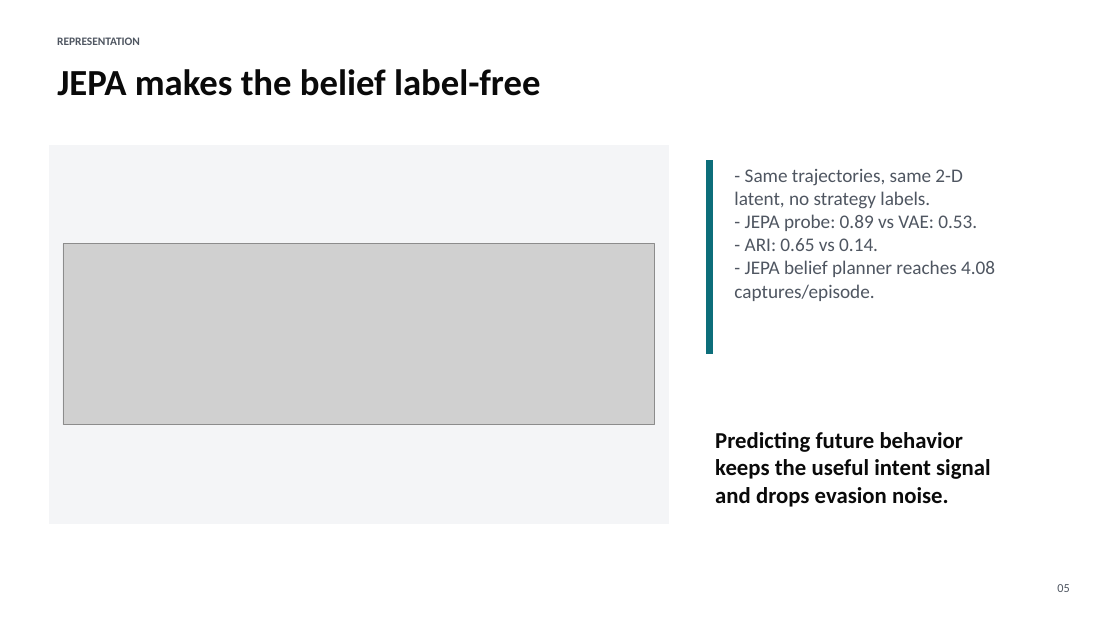
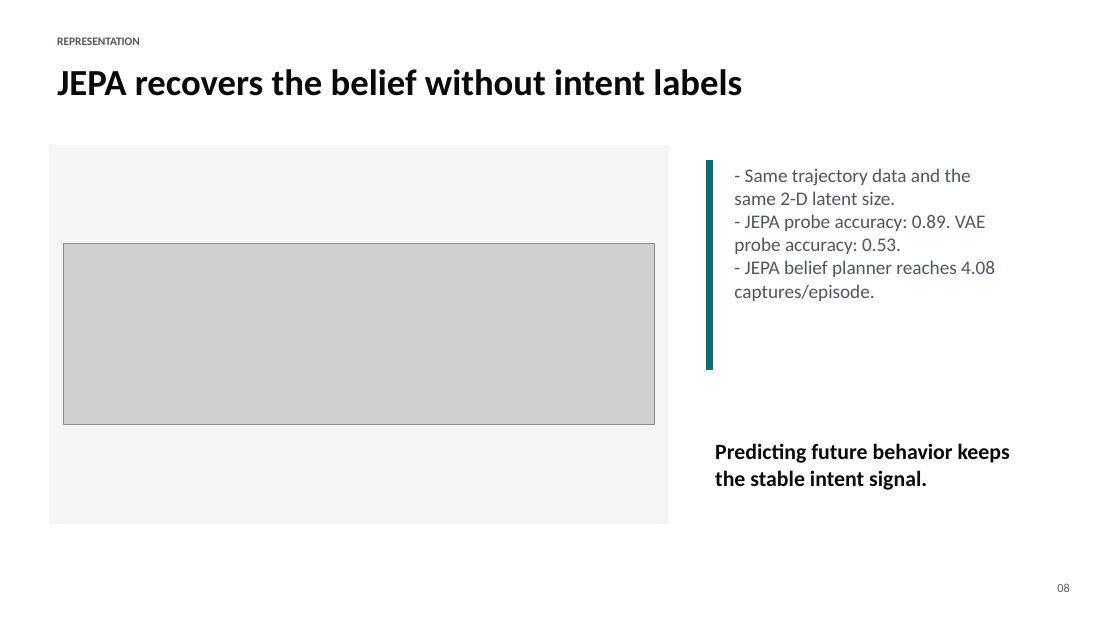
Before and after one commit to rlogger/marl-opp-aware, a slide deck: slide 8 of marl_opp_aware_results.pptx (slide 5 before the commit). Drawn at 1120x630 pixels with LibreOffice and Linux fonts; fonts in the diff are those of the drawing; grey boxes stand for pictures. Boxes give left, top, right and bottom in pixels: in the first picture for what was removed or moved away, otherwise in the second. Text is boxed around its words. In the diff, an @@ line names an element or a change of style, - is before the commit and + after.

```diff
--- a/marl_opp_aware_results.pptx
+++ b/marl_opp_aware_results.pptx
@@ text at (x1=57, y1=69, x2=742, y2=96): text changed @@
-JEPA makes the belief label-free
+JEPA recovers the belief without intent labels
@@ rectangle resized from (x1=707, y1=161, x2=712, y2=354) to (x1=707, y1=161, x2=712, y2=370) @@
@@ text at (x1=734, y1=168, x2=985, y2=254): text changed @@
-- Same trajectories, same 2-D latent, no strategy labels.
-- JEPA probe: 0.89 vs VAE: 0.53.
-- ARI: 0.65 vs 0.14.
+- Same trajectory data and the same 2-D latent size.
+- JEPA probe accuracy: 0.89. VAE probe accuracy: 0.53.
@@ text at (x1=715, y1=443, x2=1010, y2=490): text changed; size 19.5 to 18.8 pt @@
-Predicting future behavior keeps the useful intent signal and drops evasion noise.
+Predicting future behavior keeps the stable intent signal.
```
Also in this commit, not shown: 3 other slides changed, 9 slides added, 4 slides removed, 4 other files.
